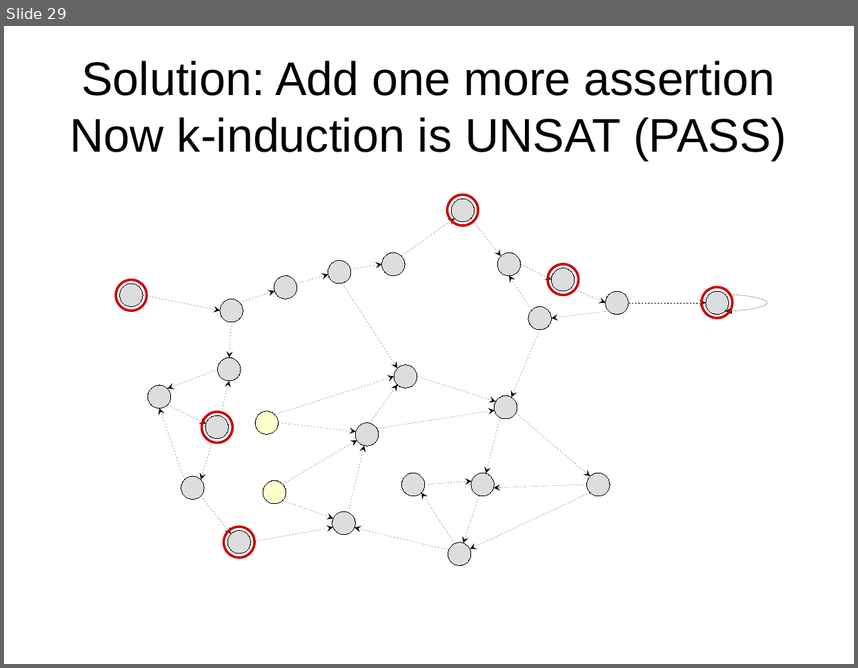
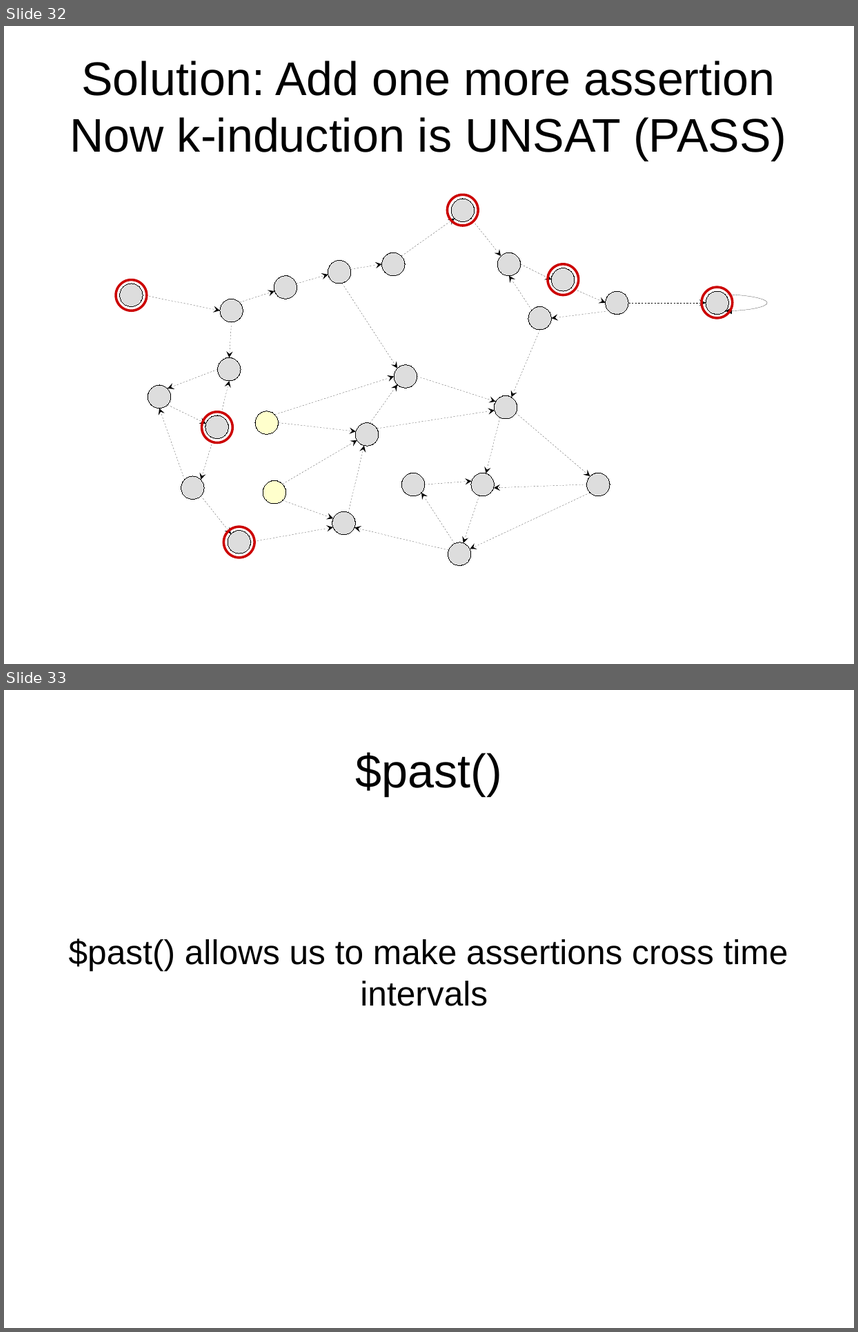
Before and after one commit to daveshah1/formal-fpl, a slide deck: wosh-presentation.odp. Shown one above the other, each under a label of ours: slide 29 before the commit, slides 32 and 33 after it. The pictures are 858x668 and 858x1332 pixels, drawn with LibreOffice and Linux fonts; fonts in the diff are those of the drawing. Boxes give left, top, right and bottom in pixels: in the first picture for what was removed or moved away, otherwise in the second. Text is boxed around its words. In the diff, an @@ line names an element or a change of style, - is before the commit and + after.

```diff
--- a/wosh-presentation.odp
+++ b/wosh-presentation.odp
@@ slide 33 added at (4, 690, 854, 1328), background #FFFFFF @@
@@ title added at (356, 752, 502, 796), 44 pt, text #000000 @@
+$past()
@@ text added at (69, 938, 789, 1006), 32 pt, text #000000 @@
+$past() allows us to make assertions cross time intervals
@@ what was slide 29 is now slide 32 @@
```
Also in this commit, not shown: 10 slides changed, 11 other slides added, 5 slides removed, 1 other file.
